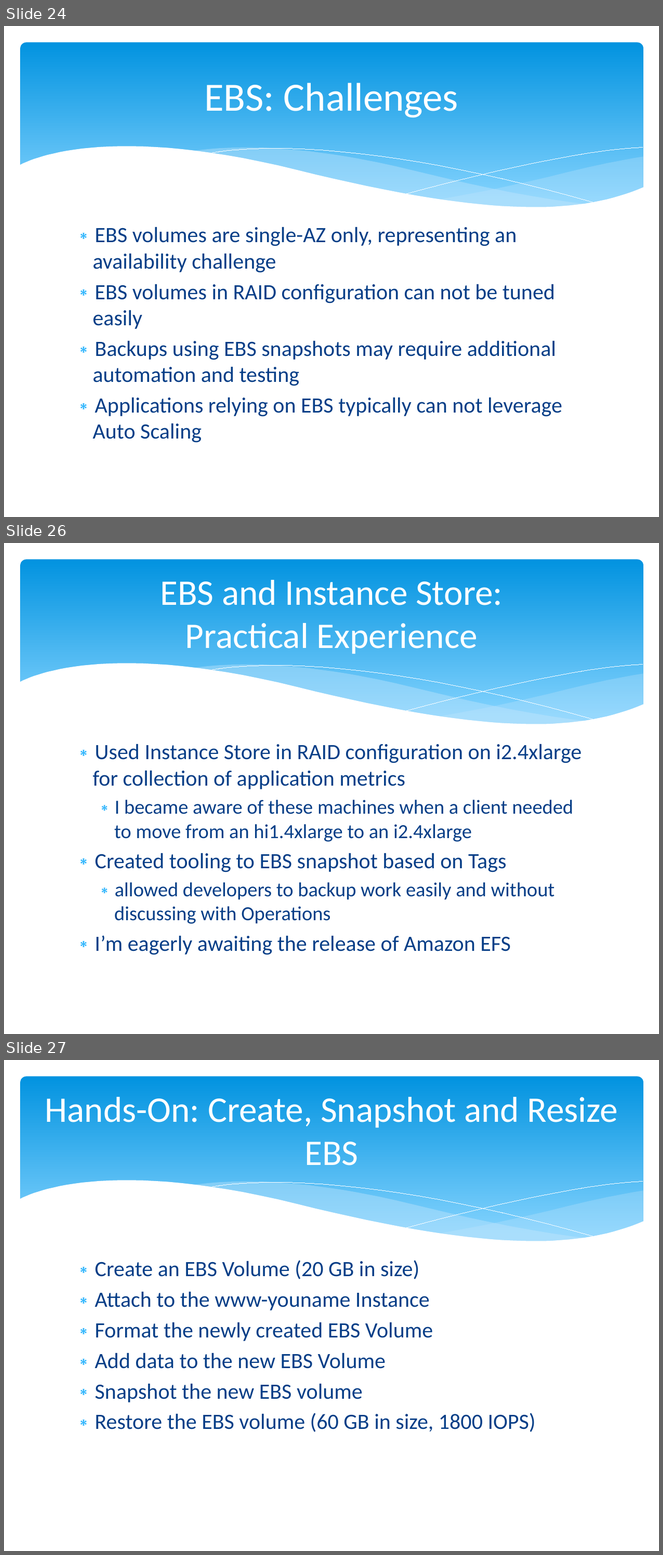
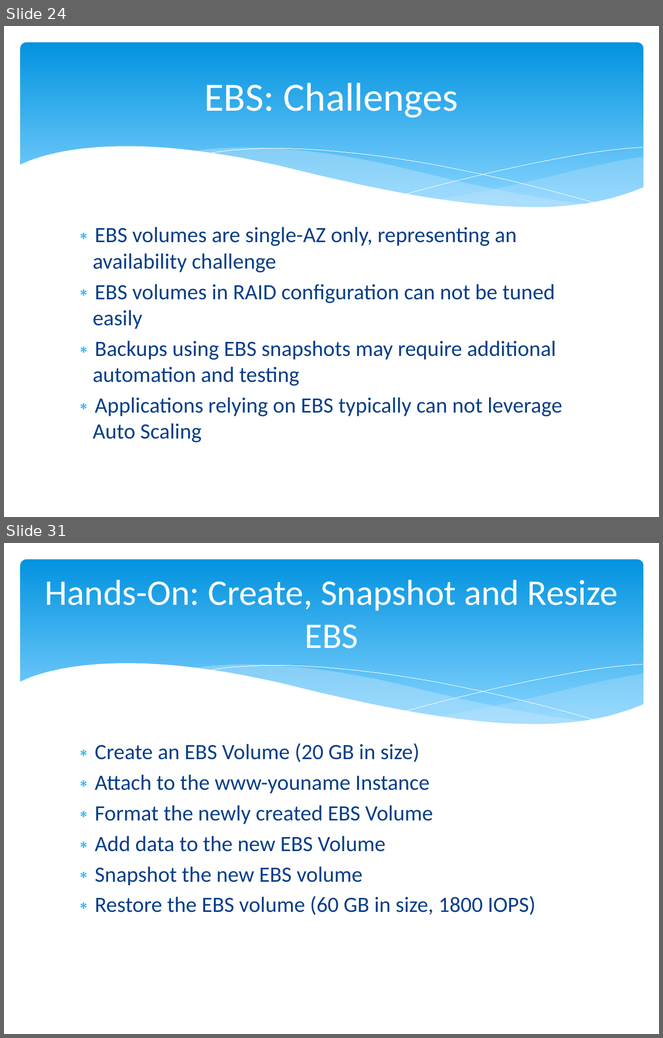
Before and after one commit to cloudavail/awstraining, a slide deck: aws-ec2/aws-ec2.pptx. Shown one above the other, each under a label of ours: slides 24, 26 and 27 before the commit, slides 24 and 31 after it; the slides between them are not shown. The pictures are 663x1555 and 663x1038 pixels, drawn with LibreOffice and Linux fonts; fonts in the diff are those of the drawing. Boxes give left, top, right and bottom in pixels: in the first picture for what was removed or moved away, otherwise in the second. Text is boxed around its words. In the diff, an @@ line names an element or a change of style, - is before the commit and + after.

```diff
--- a/aws-ec2/aws-ec2.pptx
+++ b/aws-ec2/aws-ec2.pptx
@@ slide 26 removed at (4, 543, 659, 1034), background #FFFFFF; not listed: 6 template elements that a slide beside it also shows @@
@@ title removed at (160, 580, 503, 654) @@
-EBS and Instance Store:
-Practical Experience
@@ text removed at (93, 744, 582, 955) @@
-∗ Used Instance Store in RAID configuration on i2.4xlarge for collection of application metrics
-  ∗ I became aware of these machines when a client needed to move from an hi1.4xlarge to an i2.4xlarge
-∗ Created tooling to EBS snapshot based on Tags
-  ∗ allowed developers to backup work easily and without discussing with Operations
-∗ I’m eagerly awaiting the release of Amazon EFS
@@ what was slide 27 is now slide 31 @@
```
Also in this commit, not shown: 2 slides changed, 5 slides added.
